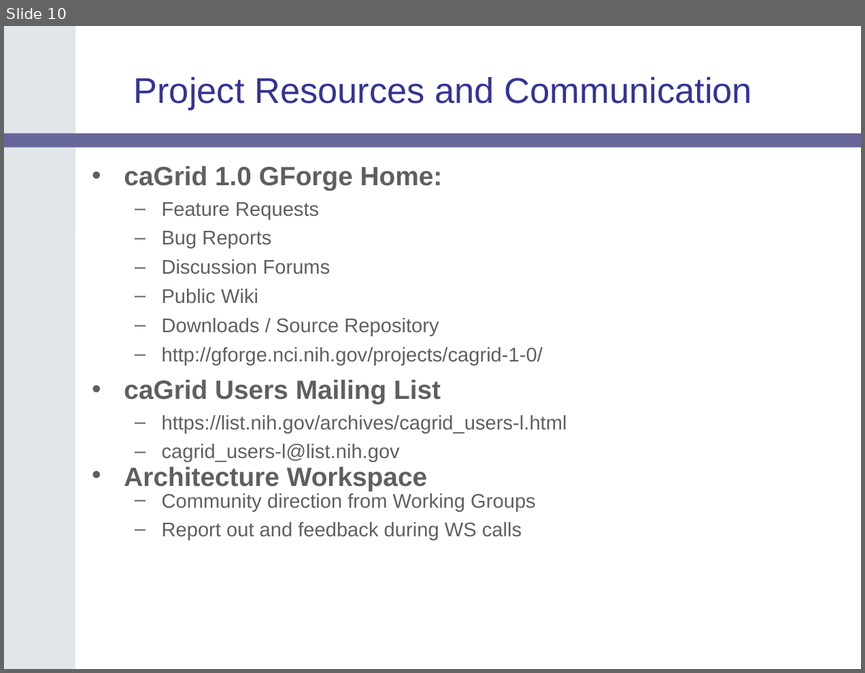
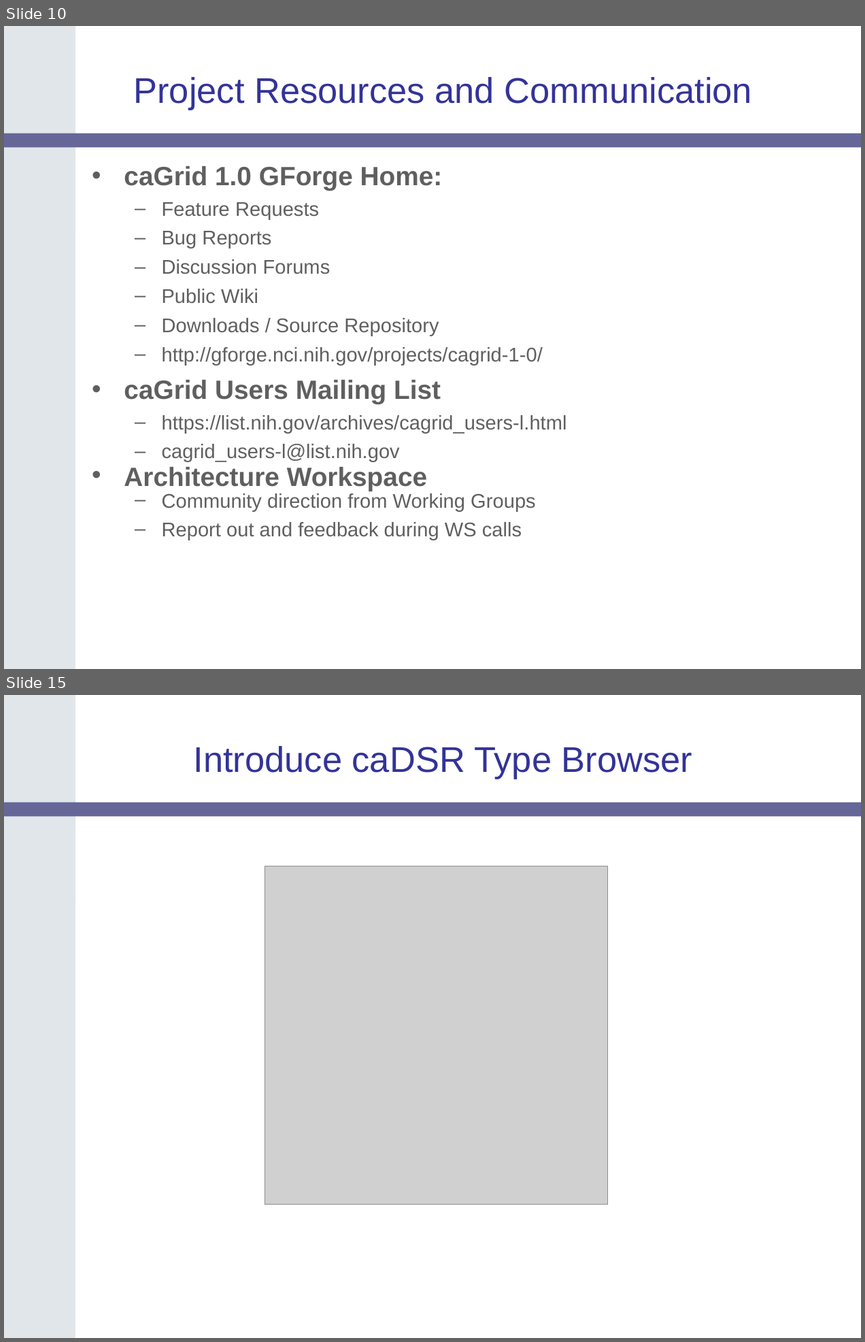
Before and after one commit to NCIP/cagrid-docs, a slide deck: presentations/200604_AnnualMeeting/caGrid-1.0-Demo.ppt. Shown one above the other, each under a label of ours: slide 10 before the commit, slides 10 and 15 after it; the slides between them are not shown. The pictures are 865x673 and 865x1342 pixels, drawn with LibreOffice and Linux fonts; fonts in the diff are those of the drawing; grey boxes stand for pictures; background and template pictures are left out. Boxes give left, top, right and bottom in pixels: in the first picture for what was removed or moved away, otherwise in the second. Text is boxed around its words. In the diff, an @@ line names an element or a change of style, - is before the commit and + after.

```diff
--- a/presentations/200604_AnnualMeeting/caGrid-1.0-Demo.ppt
+++ b/presentations/200604_AnnualMeeting/caGrid-1.0-Demo.ppt
@@ slide 15 added at (4, 695, 861, 1338), background #FFFFFF; not listed: 2 template elements that a slide beside it also shows @@
@@ title added at (193, 746, 692, 779), 30 pt, text #333399 @@
+Introduce caDSR Type Browser
@@ picture added at (264, 866, 607, 1204) @@
```
Also in this commit, not shown: 1 slide changed, 4 other slides added.
